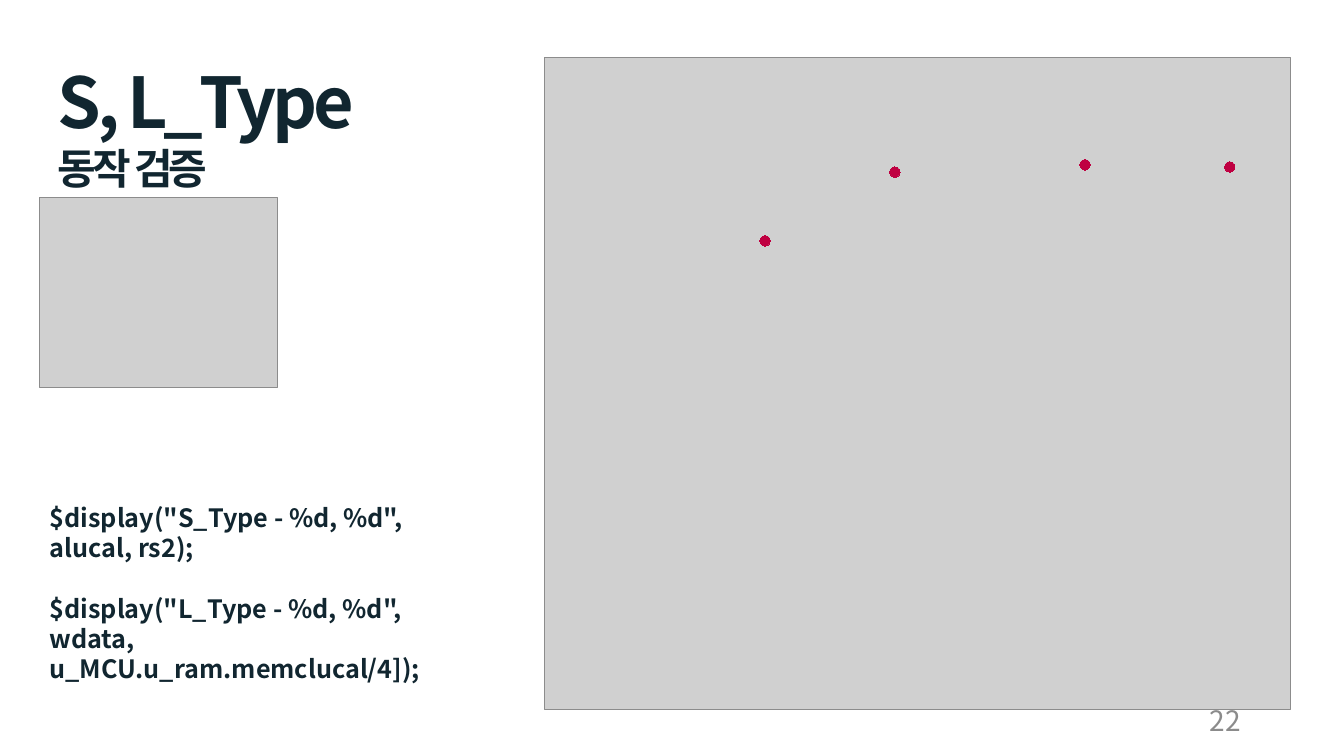
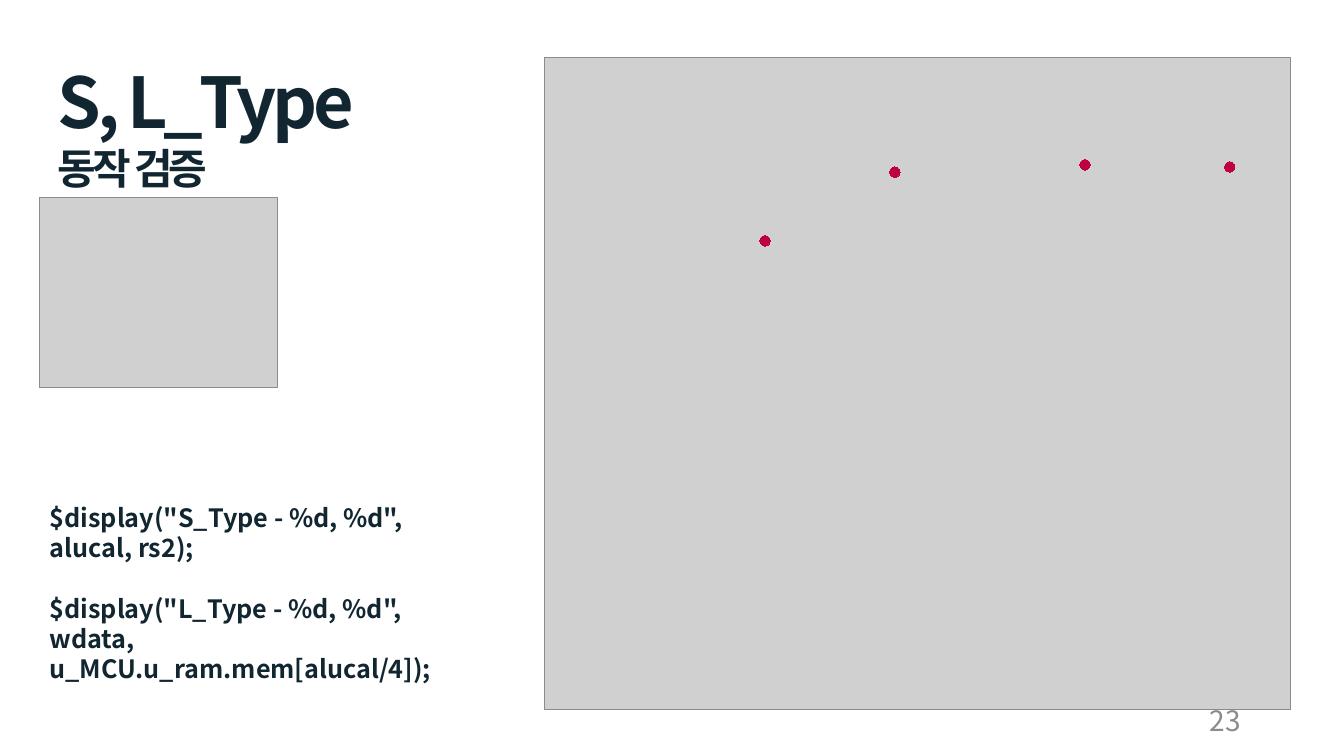
Before and after one commit to cong2738/my_RISC-V, a slide deck: slide 23 of Single Cycle RISC-V 발표_박호윤.pptx (slide 22 before the commit). Drawn at 1344x756 pixels with LibreOffice and Linux fonts; fonts in the diff are those of the drawing; grey boxes stand for pictures. Boxes give left, top, right and bottom in pixels: in the first picture for what was removed or moved away, otherwise in the second. Text is boxed around its words. In the diff, an @@ line names an element or a change of style, - is before the commit and + after.

```diff
--- a/Single Cycle RISC-V 발표_박호윤.pptx
+++ b/Single Cycle RISC-V 발표_박호윤.pptx
@@ text at [50,596,431,684]: text changed @@
-$display("L_Type - %d, %d", wdata, u_MCU.u_ram.memclucal/4]);
+$display("L_Type - %d, %d", wdata, u_MCU.u_ram.mem[alucal/4]);
@@ page number at [1210,703,1241,731]: text changed @@
-22
+23
```
Also in this commit, not shown: 13 other slides changed, 1 slide added, 7 other files.
